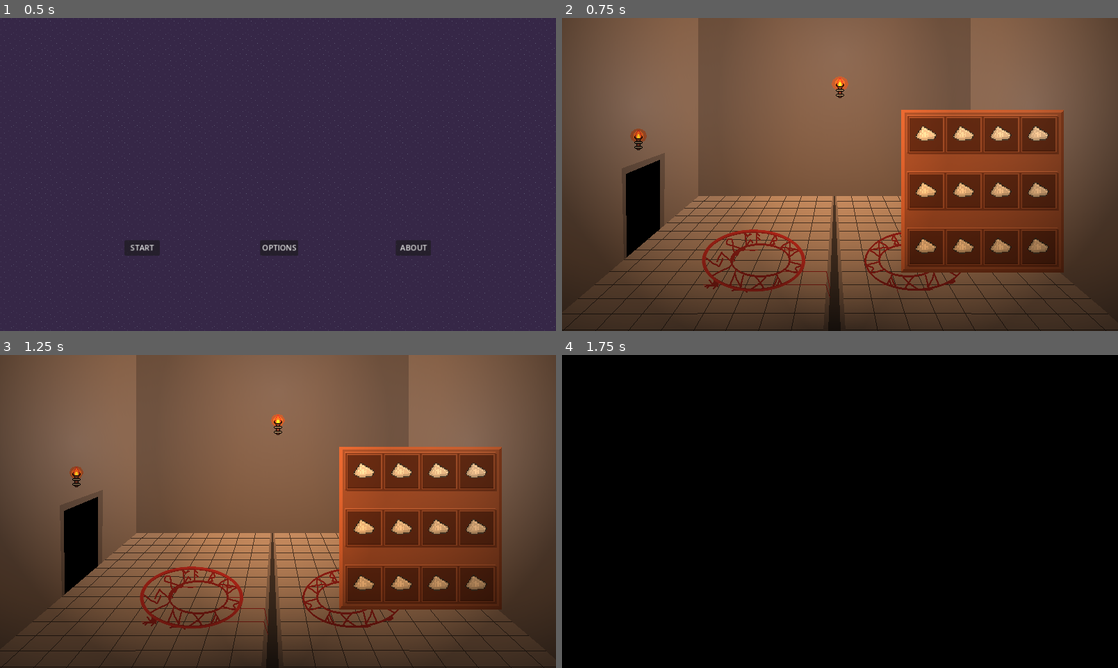
Above: before the commit, frames 1-4 (two rows, left to right).
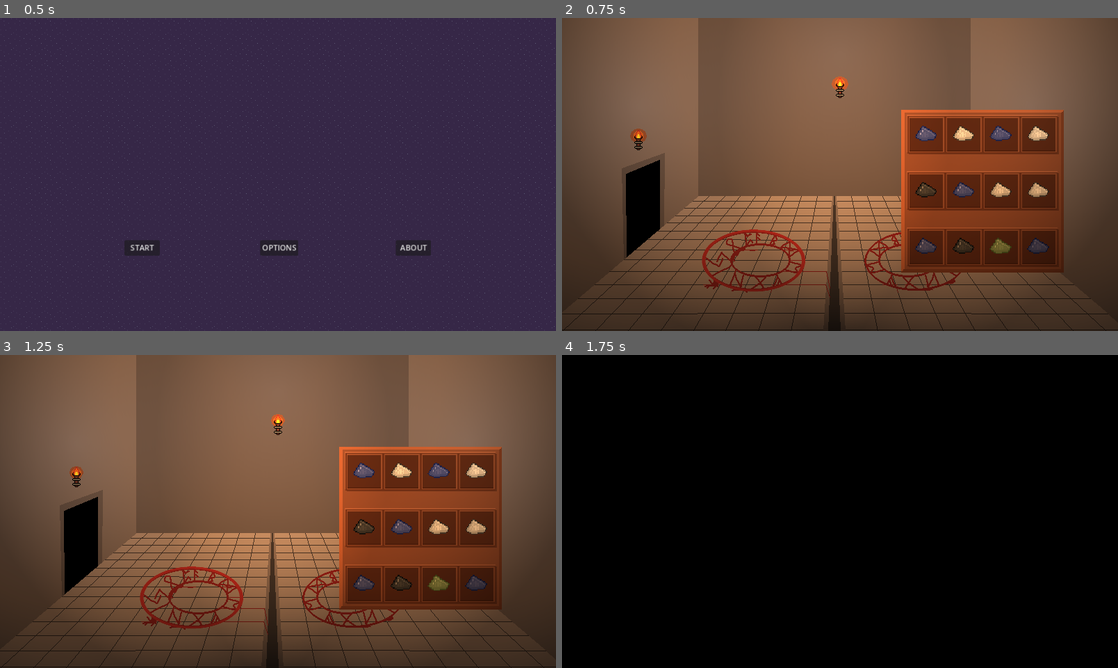
Above: after the commit, the same moments.

Repository: lewis785/ludum-dare-55
Game: Godot game, scene res://scenes/levels/main_menu.tscn
Same seed, same stepped clock (60 frames per second), same inputs: the game is played once before the commit and once after it.
Inputs (mouse positions are in pixels of both pictures, inside the frame that each line leads up to):
- Up to frame 1 (0.5 s): no input
- Up to frame 2 (0.75 s): click "START" at 0.5 s
- Up to frame 3 (1.25 s): no input
- Up to frame 4 (1.75 s): tap Enter at 1.25 s; move the mouse to (962, 495) at 1.27 s; hold Enter from 1.28 s (still down); click (962, 495) at 1.42 s; tap Space at 1.52 s

Frame 1 is identical in both runs. In frame 2, 1.0% of the frame differs, in the area x 63-88%, y 34-76%; in frame 3, 1.0%; in frame 4, nothing differs.

Commit message:
ADD Ingredient Spawning

Diff:
--- a/scenes/items/ingredient.gd
+++ b/scenes/items/ingredient.gd
@@ -21,9 +21,9 @@
 func _ready():
 	if randomise_type:
 		randomise()
-	sprite.frame = type
 	if potency == -1:
 		potency = randi_range(10,20)
+	sprite.frame = type
 
 func randomise():
 	type = IngredientTypes.values()[randi_range(0,IngredientTypes.size()-1)]
--- a/scenes/ui/filled_storage.tscn
+++ b/scenes/ui/filled_storage.tscn
@@ -1,57 +1,10 @@
 [gd_scene load_steps=3 format=3 uid="uid://dvmng8kq3raci"]
 
 [ext_resource type="PackedScene" uid="uid://c7bv6yhmf1574" path="res://scenes/ui/storage.tscn" id="1_ke4ld"]
-[ext_resource type="PackedScene" uid="uid://kf1fwy2fvee6" path="res://scenes/items/ingredient.tscn" id="2_cxkex"]
+[ext_resource type="Script" path="res://scenes/ui/storage.gd" id="2_twjjm"]
 
 [node name="FilledStorage" type="Node2D"]
 scale = Vector2(1.5, 1.5)
 
 [node name="Storage" parent="." instance=ExtResource("1_ke4ld")]
-
-[node name="Ingredient" parent="." instance=ExtResource("2_cxkex")]
-position = Vector2(-54, -53)
-
-[node name="Ingredient2" parent="." node_paths=PackedStringArray("sprite") instance=ExtResource("2_cxkex")]
-position = Vector2(-18, -53)
-sprite = NodePath("../Ingredient/AnimatedSprite2D")
-
-[node name="Ingredient3" parent="." node_paths=PackedStringArray("sprite") instance=ExtResource("2_cxkex")]
-position = Vector2(18, -53)
-sprite = NodePath("../Ingredient/AnimatedSprite2D")
-
-[node name="Ingredient4" parent="." node_paths=PackedStringArray("sprite") instance=ExtResource("2_cxkex")]
-position = Vector2(54, -53)
-type = 2
-sprite = NodePath("../Ingredient/AnimatedSprite2D")
-
-[node name="Ingredient5" parent="." node_paths=PackedStringArray("sprite") instance=ExtResource("2_cxkex")]
-position = Vector2(-54, 1)
-sprite = NodePath("../Ingredient/AnimatedSprite2D")
-
-[node name="Ingredient6" parent="." node_paths=PackedStringArray("sprite") instance=ExtResource("2_cxkex")]
-position = Vector2(-18, 1)
-sprite = NodePath("../Ingredient/AnimatedSprite2D")
-
-[node name="Ingredient7" parent="." node_paths=PackedStringArray("sprite") instance=ExtResource("2_cxkex")]
-position = Vector2(18, 1)
-sprite = NodePath("../Ingredient/AnimatedSprite2D")
-
-[node name="Ingredient8" parent="." node_paths=PackedStringArray("sprite") instance=ExtResource("2_cxkex")]
-position = Vector2(54, 1)
-sprite = NodePath("../Ingredient/AnimatedSprite2D")
-
-[node name="Ingredient9" parent="." node_paths=PackedStringArray("sprite") instance=ExtResource("2_cxkex")]
-position = Vector2(-54, 55)
-sprite = NodePath("../Ingredient/AnimatedSprite2D")
-
-[node name="Ingredient10" parent="." node_paths=PackedStringArray("sprite") instance=ExtResource("2_cxkex")]
-position = Vector2(-18, 55)
-sprite = NodePath("../Ingredient/AnimatedSprite2D")
-
-[node name="Ingredient11" parent="." node_paths=PackedStringArray("sprite") instance=ExtResource("2_cxkex")]
-position = Vector2(18, 55)
-sprite = NodePath("../Ingredient/AnimatedSprite2D")
-
-[node name="Ingredient12" parent="." node_paths=PackedStringArray("sprite") instance=ExtResource("2_cxkex")]
-position = Vector2(54, 55)
-sprite = NodePath("../Ingredient/AnimatedSprite2D")
+script = ExtResource("2_twjjm")
--- /dev/null
+++ b/scenes/ui/storage.gd
@@ -0,0 +1,14 @@
+extends Node2D
+
+var ingredient = preload("res://scenes/items/ingredient.tscn")
+
+# Coordinates to spawn
+var x_coords = [-54, -18, 18, 54]
+var y_coords = [-53, 1, 55]
+
+func _ready():
+	for x in range(x_coords.size()):
+		for y in range(y_coords.size()):
+			var new_ingr = ingredient.instantiate()
+			add_child(new_ingr)
+			new_ingr.position = Vector2(x_coords[x],y_coords[y])
